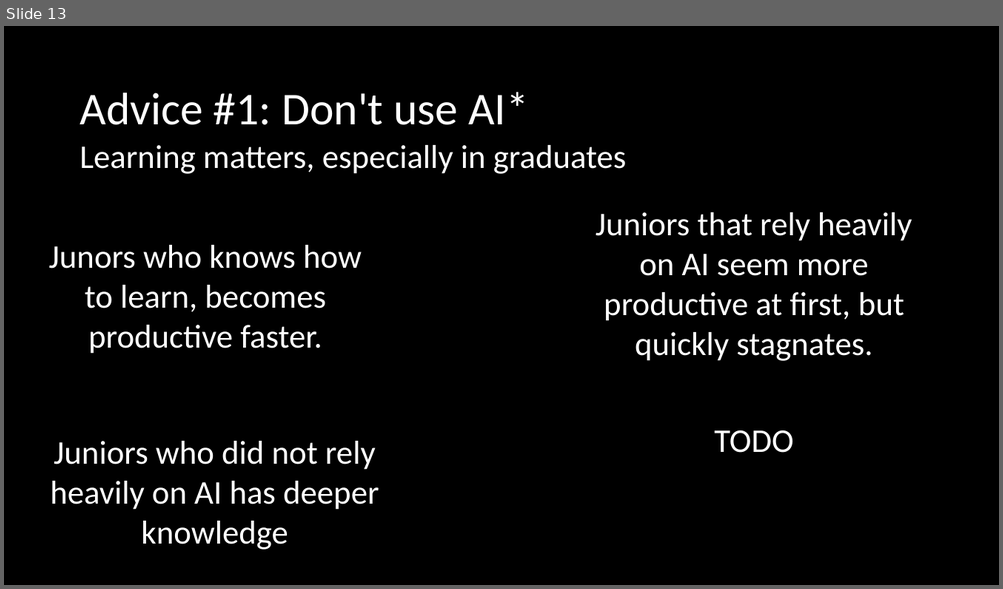
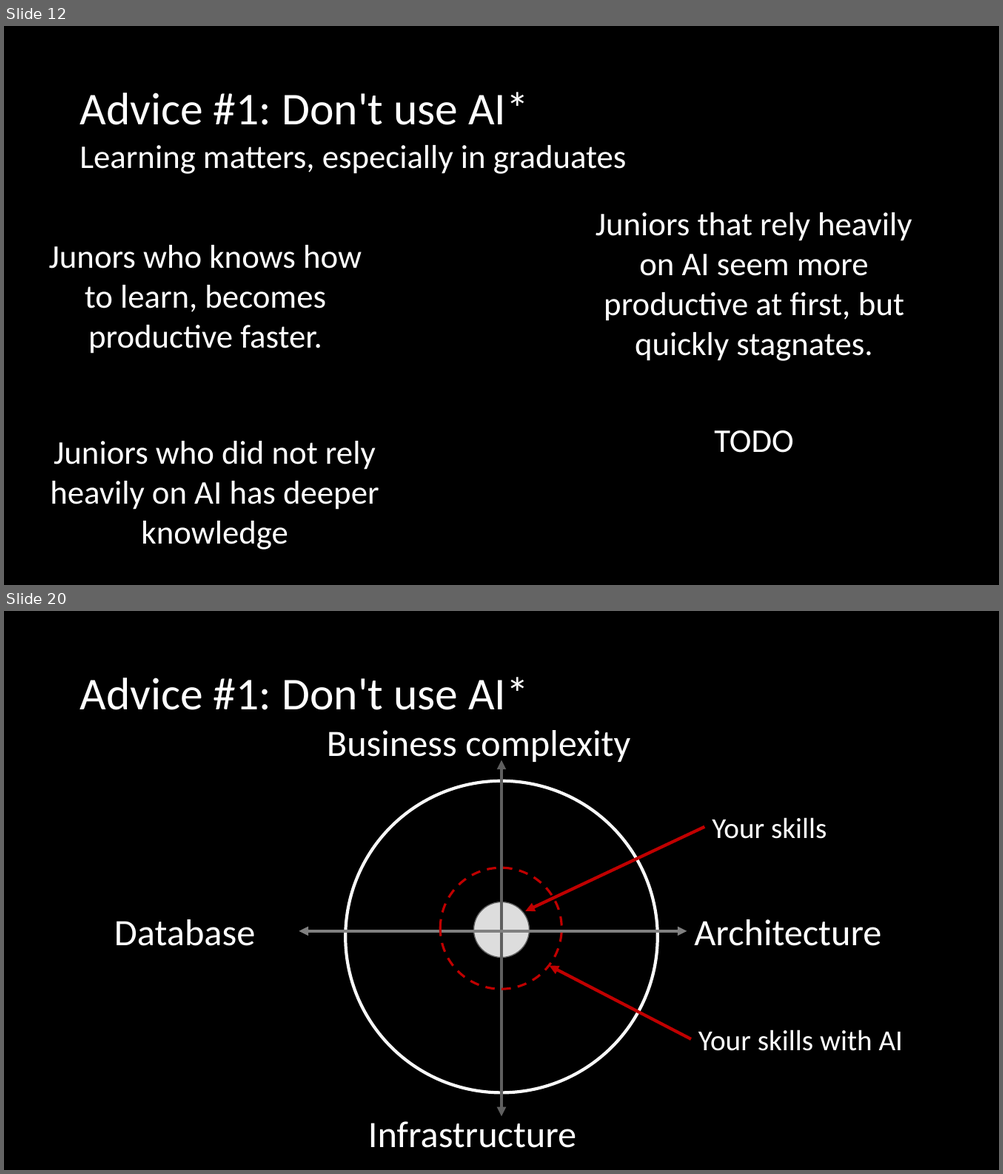
Before and after one commit to atomfinger/presentations, a slide deck: aberystwyth-2026/presentation-aber.pptx. Shown one above the other, each under a label of ours: slide 13 before the commit, slides 12 and 20 after it; the slides between them are not shown. The pictures are 1003x589 and 1003x1174 pixels, drawn with LibreOffice and Linux fonts; fonts in the diff are those of the drawing. Boxes give left, top, right and bottom in pixels: in the first picture for what was removed or moved away, otherwise in the second. Text is boxed around its words. In the diff, an @@ line names an element or a change of style, - is before the commit and + after.

```diff
--- a/aberystwyth-2026/presentation-aber.pptx
+++ b/aberystwyth-2026/presentation-aber.pptx
@@ slide 20 added at <box>4,611,999,1170</box>, background #000000 @@
@@ title added at <box>79,677,529,710</box>, 44 pt, text #FFFFFF @@
+Advice #1: Don't use AI*
@@ text added at <box>327,730,630,764</box>, 36 pt, text #FFFFFF @@
+Business complexity
@@ double arrow added from (502, 1117) to (502, 760), #5F5F5F 3 pt @@
@@ ellipse added at <box>346,781,657,1093</box>, outline #F8F8F8 3 pt @@
@@ arrow added from (705, 827) to (526, 911), #C00000 3 pt @@
@@ text added at <box>711,817,826,839</box>, 28 pt, text #FFFFFF @@
+Your skills
@@ ellipse added at <box>441,868,562,989</box>, outline #C00000 2.25 pt dashed @@
@@ text added at <box>114,920,255,946</box>, 36 pt, text #FFFFFF @@
+Database
@@ ellipse added at <box>473,902,529,957</box>, fill #DDDDDD, outline #616161 1 pt @@
@@ text added at <box>694,920,881,946</box>, 36 pt, text #FFFFFF @@
+Architecture
@@ double arrow added from (299, 931) to (687, 931), #808080 3 pt @@
@@ arrow added from (691, 1039) to (549, 966), #C00000 3 pt @@
@@ text added at <box>698,1030,903,1051</box>, 28 pt, text #FFFFFF @@
+Your skills with AI
@@ text added at <box>368,1122,576,1148</box>, 36 pt, text #FFFFFF @@
+Infrastructure
@@ what was slide 13 is now slide 12 @@
```
Also in this commit, not shown: 17 other slides added, 3 other files.
